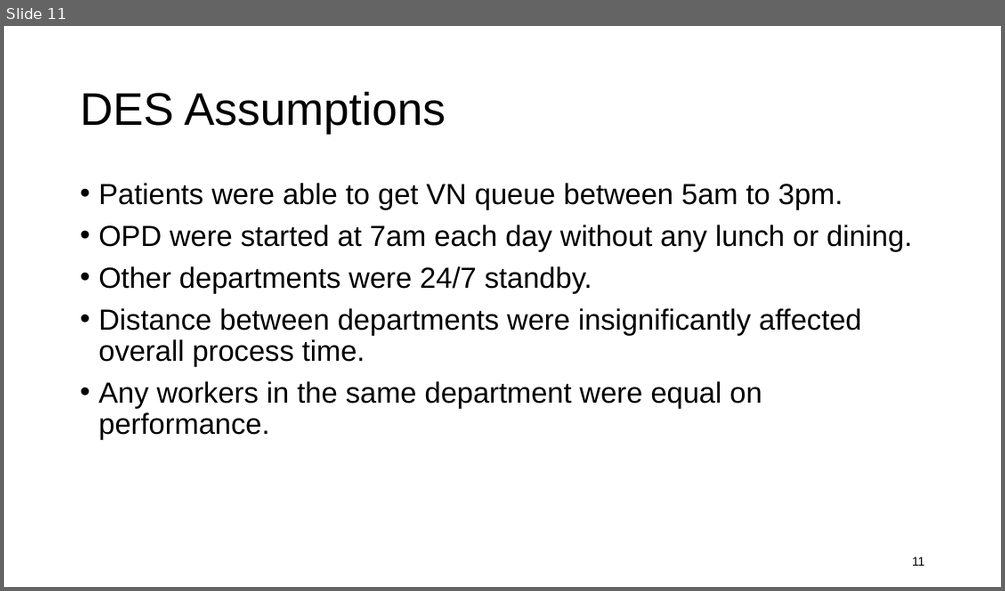
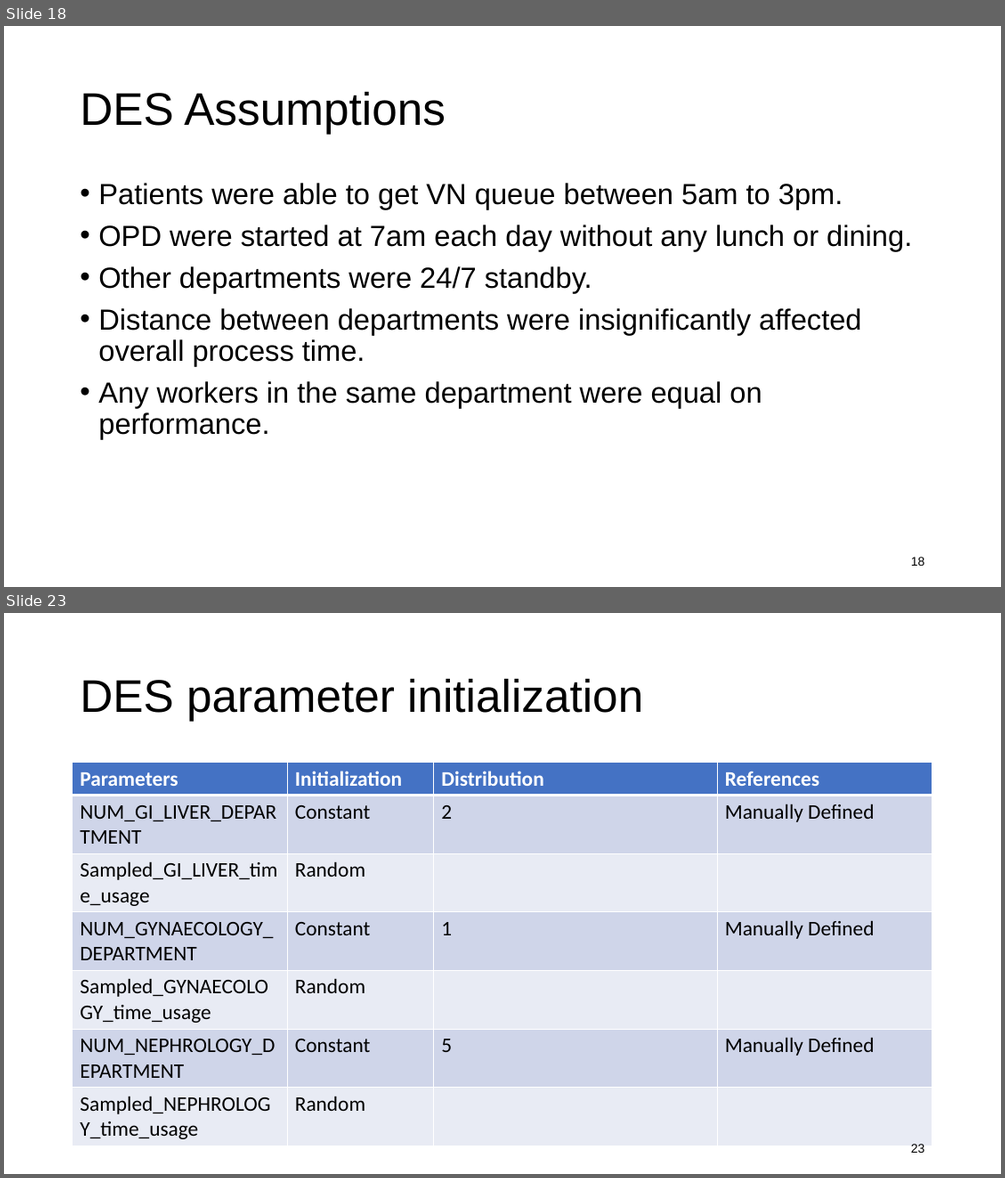
Before and after one commit to kawin7538/ds_hospital_project, a slide deck: memo_presentation/memo.pptx. Shown one above the other, each under a label of ours: slide 11 before the commit, slides 18 and 23 after it; the slides between them are not shown. The pictures are 1005x591 and 1005x1178 pixels, drawn with LibreOffice and Linux fonts; fonts in the diff are those of the drawing. Boxes give left, top, right and bottom in pixels: in the first picture for what was removed or moved away, otherwise in the second. Text is boxed around its words. In the diff, an @@ line names an element or a change of style, - is before the commit and + after.

```diff
--- a/memo_presentation/memo.pptx
+++ b/memo_presentation/memo.pptx
@@ slide 23 added at box(4, 613, 1001, 1174), background #FFFFFF @@
@@ title added at box(80, 678, 643, 721), 44 pt, text #000000 @@
+DES parameter initialization
@@ table added at box(73, 763, 932, 1143), 7 rows, 4 columns @@
+Parameters | Initialization | Distribution | References
+NUM_GI_LIVER_DEPARTMENT | Constant | 2 | Manually Defined
+Sampled_GI_LIVER_time_usage | Random |  | 
+NUM_GYNAECOLOGY_DEPARTMENT | Constant | 1 | Manually Defined
+Sampled_GYNAECOLOGY_time_usage | Random |  | 
+NUM_NEPHROLOGY_DEPARTMENT | Constant | 5 | Manually Defined
+Sampled_NEPHROLOGY_time_usage | Random |  | 
@@ page number added at box(911, 1143, 925, 1152), 12 pt, text #000000 @@
+23
@@ what was slide 11 is now slide 18 @@
@@ page number at box(911, 556, 925, 565): text changed @@
-11
+18
```
Also in this commit, not shown: 7 slides changed, 10 other slides added, 1 slide removed, 6 other files.
